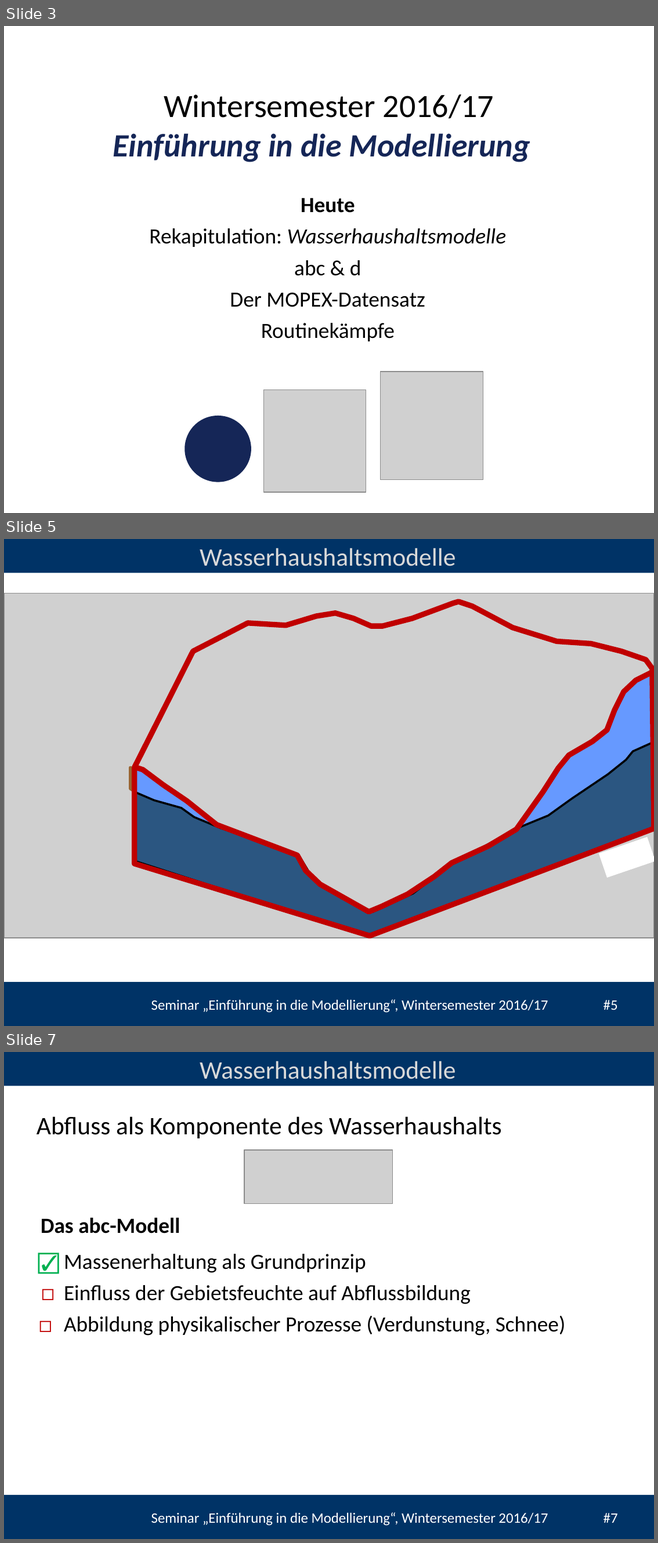
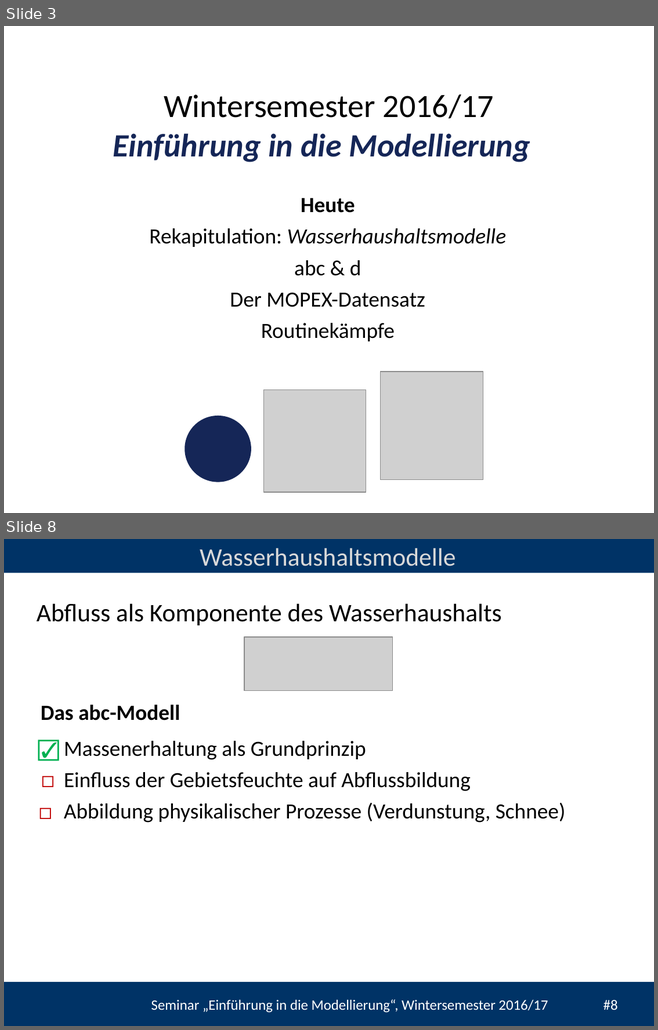
Before and after one commit to heistermann/Einf_Modellierung, a slide deck: Termin_5/folien/UebungModellierung#5.pptx. Shown one above the other, each under a label of ours: slides 3, 5 and 7 before the commit, slides 3 and 8 after it; the slides between them are not shown. The pictures are 658x1543 and 658x1030 pixels, drawn with LibreOffice and Linux fonts; fonts in the diff are those of the drawing; grey boxes stand for pictures; background and template pictures are left out. Boxes give left, top, right and bottom in pixels: in the first picture for what was removed or moved away, otherwise in the second. Text is boxed around its words. In the diff, an @@ line names an element or a change of style, - is before the commit and + after.

```diff
--- a/Termin_5/folien/UebungModellierung#5.pptx
+++ b/Termin_5/folien/UebungModellierung#5.pptx
@@ slide 5 removed at box(4, 539, 654, 1026), background #FFFFFF; not listed: 3 template elements that a slide beside it also shows @@
@@ text removed at box(199, 548, 455, 566) @@
-Wasserhaushaltsmodelle
@@ picture removed at box(4, 594, 654, 939) @@
@@ freeform shape removed at box(134, 602, 654, 912) @@
@@ rectangle removed at box(4, 635, 654, 982) @@
@@ freeform shape removed at box(134, 669, 654, 936) @@
@@ freeform shape removed at box(515, 672, 654, 829) @@
@@ freeform shape removed at box(134, 743, 654, 937) @@
@@ freeform shape removed at box(130, 768, 213, 827) @@
@@ freeform shape removed at box(134, 768, 214, 827) @@
@@ rectangle removed at box(598, 837, 654, 878) @@
@@ what was slide 7 is now slide 8 @@
@@ text at box(151, 1000, 618, 1013): text changed @@
-Seminar „Einführung in die Modellierung“, Wintersemester 2016/17 #7
+Seminar „Einführung in die Modellierung“, Wintersemester 2016/17 #8
```
Also in this commit, not shown: 4 slides changed, 2 slides added, 23 other files.
